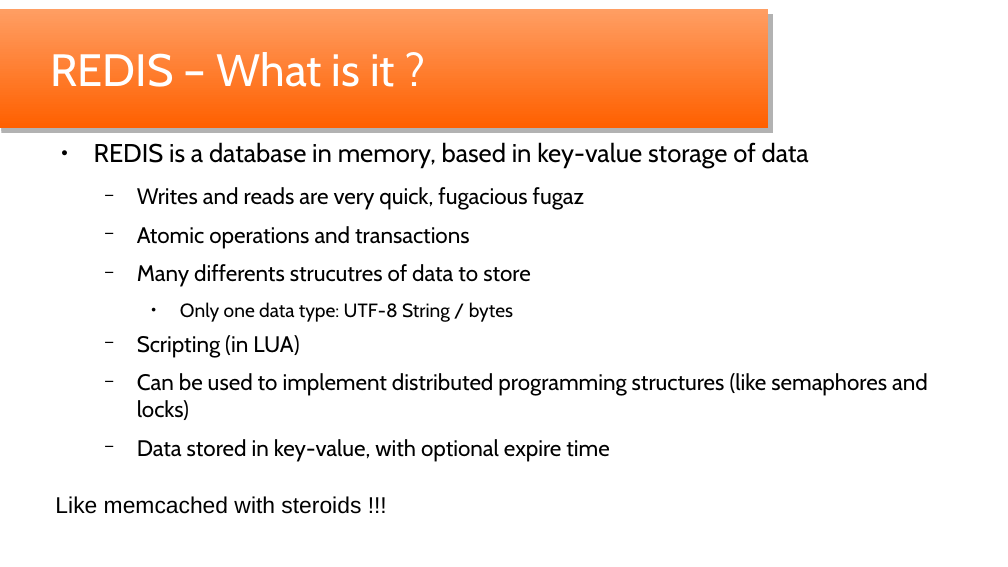
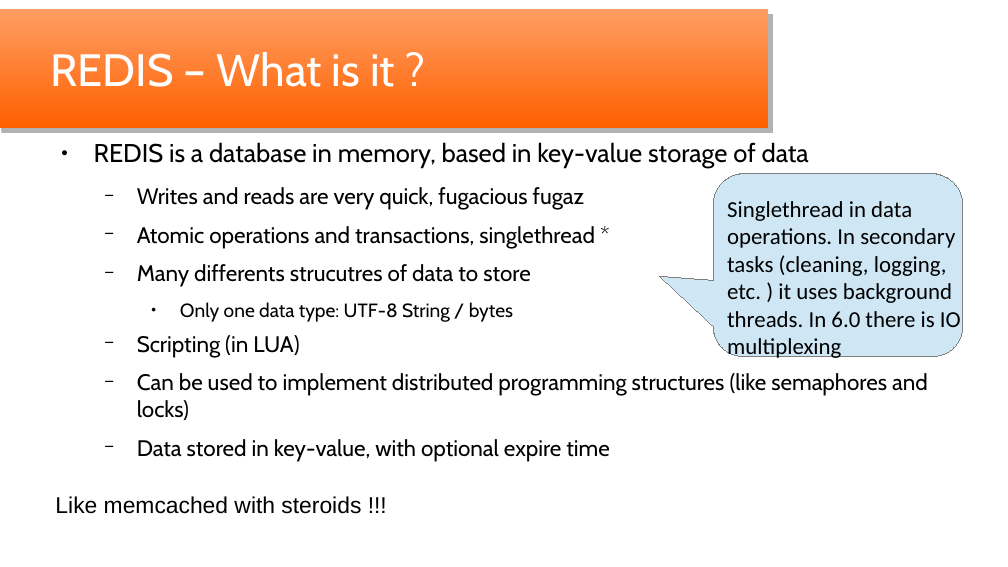
Before and after one commit to oscar-besga-panel/YaitRedisAndJedis, a slide deck: slide 2 of YaitRedisJedis_en.odp. Drawn at 1008x567 pixels with LibreOffice and Linux fonts; fonts in the diff are those of the drawing; background and template pictures are left out. Boxes give left, top, right and bottom in pixels: in the first picture for what was removed or moved away, otherwise in the second. Text is boxed around its words. In the diff, an @@ line names an element or a change of style, - is before the commit and + after.

```diff
--- a/YaitRedisJedis_en.odp
+++ b/YaitRedisJedis_en.odp
@@ rounded speech box added at (713,174,963,357), fill #CFE7F5, outline #808080 0 pt @@
@@ text added at (727,201,961,361), 18 pt, text #000000 @@
+Singlethread in data operations. In secondary tasks (cleaning, logging, etc. ) it uses background threads. In 6.0 there is IO multiplexing
@@ text at (137,226,595,248): text changed @@
-  − Atomic operations and transactions
+  − Atomic operations and transactions, singlethread *
```
Also in this commit, not shown: 2 other slides changed, 6 other files.
